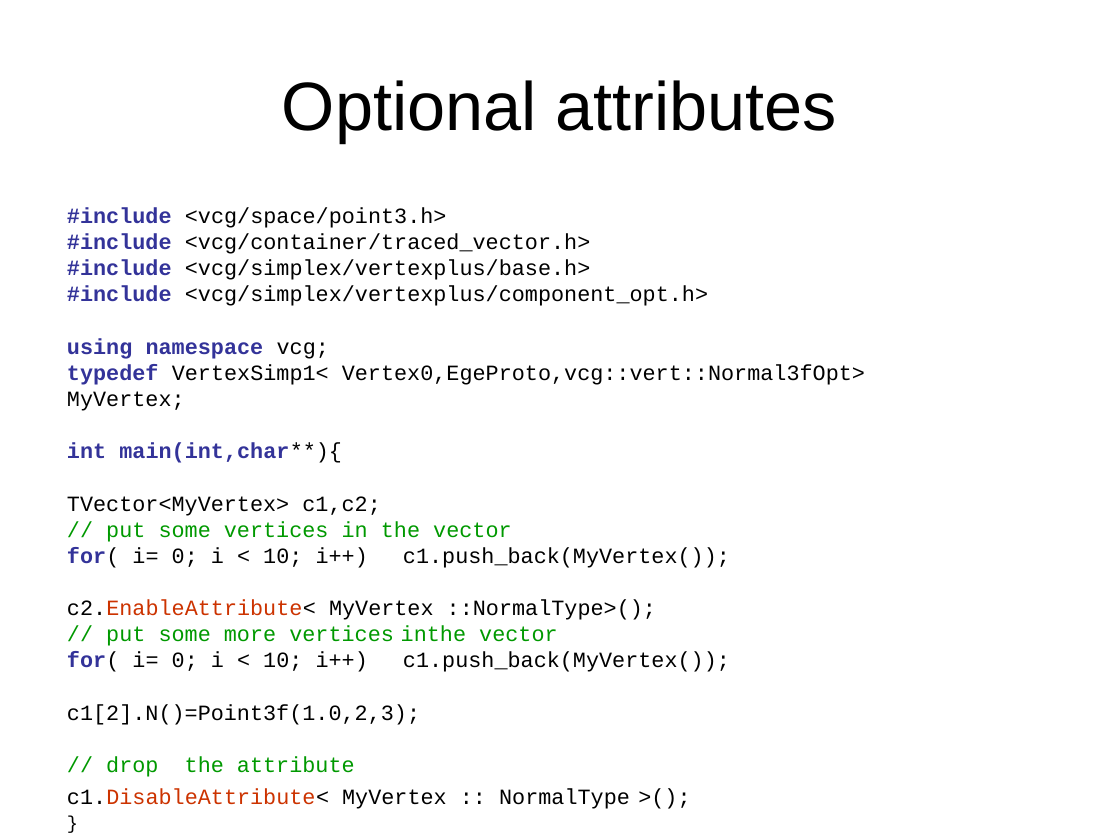
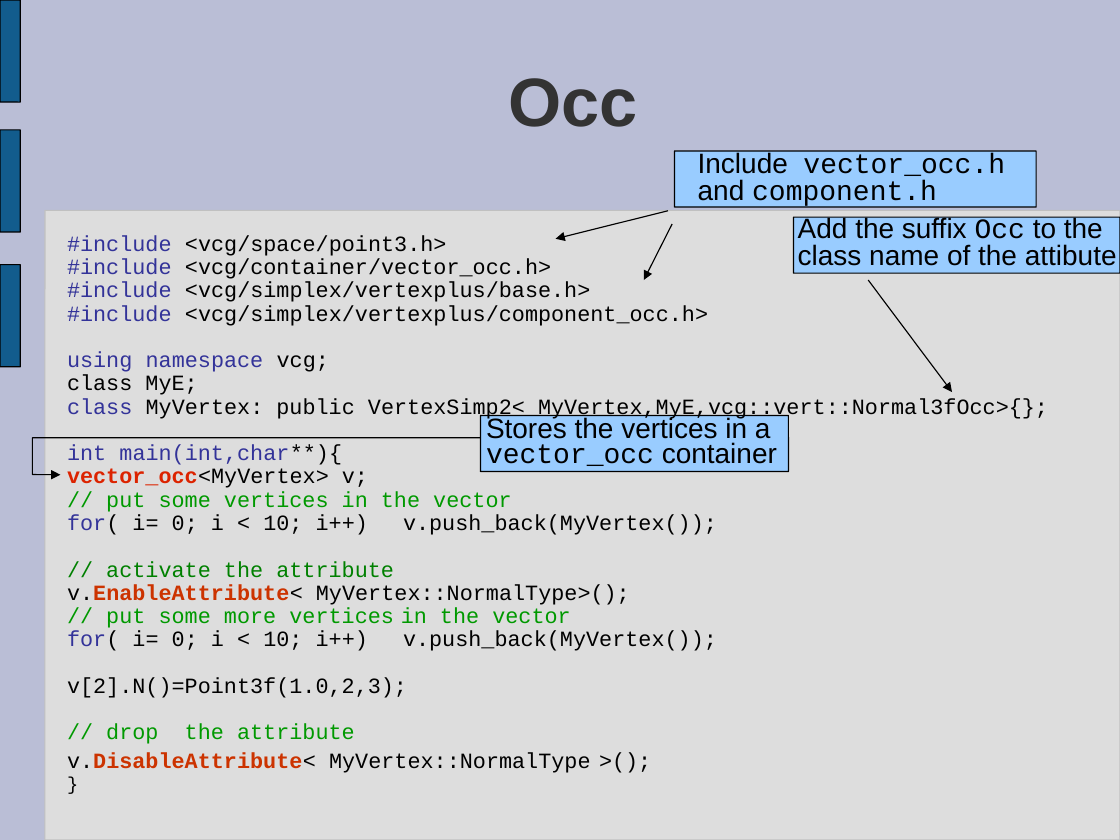
Before and after one commit to virtualritz/vcglib, a slide deck: slide 14 of docs/introduction to vcg.ppt (slide 15 before the commit). Drawn at 1120x840 pixels with LibreOffice and Linux fonts; fonts in the diff are those of the drawing. Boxes give left, top, right and bottom in pixels: in the first picture for what was removed or moved away, otherwise in the second. Text is boxed around its words. In the diff, an @@ line names an element or a change of style, - is before the commit and + after.

```diff
--- a/docs/introduction to vcg.ppt
+++ b/docs/introduction to vcg.ppt
@@ background #FFFFFF to #BABED6 @@
@@ freeform shape added at box(0, 0, 20, 102), fill #125C8D, outline #000000 0.74 pt @@
@@ title at box(508, 78, 637, 127): text changed; text colour #000000 to #333333; bold on @@
-Optional attributes
+Occ
@@ freeform shape added at box(0, 130, 20, 232), fill #125C8D, outline #000000 0.74 pt @@
@@ rounded rectangle added at box(674, 151, 1036, 207), fill #99CCFF, outline #000000 0.74 pt, 18 pt, text #000000 @@
+Include vector_occ.h
+and component.h
@@ rounded rectangle added at box(45, 211, 1120, 840), fill #DDDDDD, outline #C0C0C0 0.74 pt @@
@@ text "#include <vcg/space/point3.h>": place and size @@
-text "#include <vcg/space/point3.h>" at box(67, 207, 865, 809)
+text "#include <vcg/space/point3.h>" at box(67, 235, 1048, 773)
@@ text at box(67, 235, 590, 744): bold off in "#include", "#include", "using namespace", "int main(int,char**){"; line spacing 1 to 0.89 @@
@@ arrow added from (668, 211) to (556, 239), #000000 0.74 pt @@
@@ arrow added from (672, 224) to (644, 280), #000000 0.74 pt @@
@@ rounded rectangle added at box(794, 217, 1120, 273), fill #99CCFF, outline #000000 0.74 pt @@
@@ text added at box(798, 216, 1117, 266), 18 pt, text #000000 @@
+Add the suffix Occ to the
+class name of the attibute
@@ freeform shape added at box(0, 264, 20, 366), fill #125C8D, outline #000000 0.74 pt @@
@@ text at box(67, 258, 551, 279): text changed @@
-#include <vcg/container/traced_vector.h>
+#include <vcg/container/vector_occ.h>
@@ arrow added from (868, 280) to (952, 392), #000000 0.74 pt @@
@@ text at box(67, 305, 708, 326): text changed @@
-#include <vcg/simplex/vertexplus/component_opt.h>
+#include <vcg/simplex/vertexplus/component_occ.h>
@@ text at box(67, 375, 1048, 421): text changed @@
-typedef VertexSimp1< Vertex0,EgeProto,vcg::vert::Normal3fOpt> MyVertex;
+class MyE;
+class MyVertex: public VertexSimp2< MyVertex,MyE,vcg::vert::Normal3fOcc>{};
@@ rounded rectangle added at box(480, 416, 788, 472), fill #99CCFF, outline #000000 0.74 pt @@
@@ text added at box(486, 416, 777, 472), 18 pt, text #000000 @@
+Stores the vertices in a
+vector_occ container
@@ freeform shape added at box(32, 438, 480, 475), outline #000000 0.74 pt @@
@@ text at box(67, 468, 368, 488): text changed @@
-TVector<MyVertex> c1,c2;
+vector_occ<MyVertex> v;
@@ text at box(67, 514, 717, 698): text changed @@
-for( i= 0; i < 10; i++) c1.push_back(MyVertex());
-c2.EnableAttribute< MyVertex ::NormalType>();
-// put some more vertices inthe vector
-for( i= 0; i < 10; i++) c1.push_back(MyVertex());
-c1[2].N()=Point3f(1.0,2,3);
+for( i= 0; i < 10; i++) v.push_back(MyVertex());
+// activate the attribute
+v.EnableAttribute< MyVertex::NormalType>();
+// put some more vertices in the vector
+for( i= 0; i < 10; i++) v.push_back(MyVertex());
+v[2].N()=Point3f(1.0,2,3);
@@ text at box(67, 752, 591, 773): text changed @@
-c1.DisableAttribute< MyVertex :: NormalType >();
+v.DisableAttribute< MyVertex::NormalType >();
```
Also in this commit, not shown: 12 other slides changed, 15 slides added, 18 slides removed.
